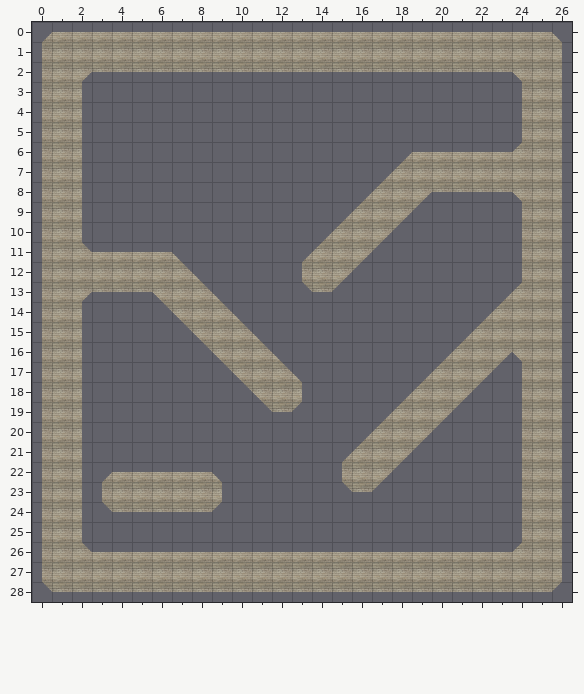
Two states of a Tiled map, bin/data/tiles.tmx. This is how it looked before the edit.
Cells are 32x32 px. Shown: x 0..26, y 0..28.
Now the later version:
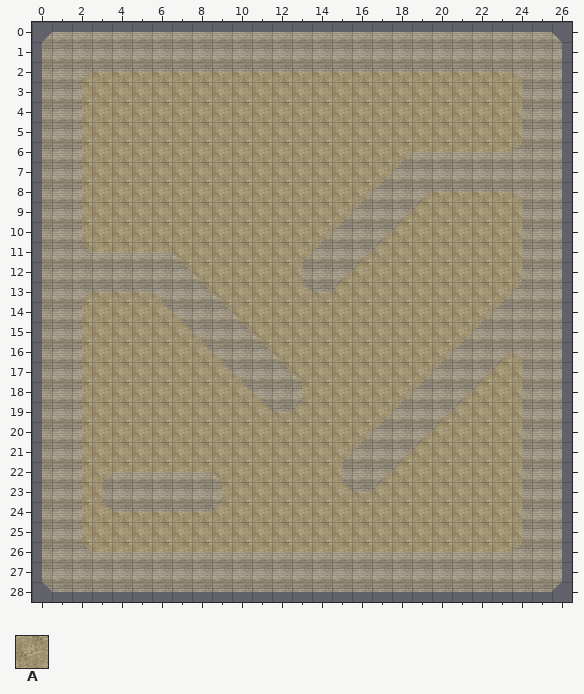
Key: from "tiles": A 21.
_ is an empty cell, . an unchanged one.
Tiles of an added or newly shown layer are drawn over the layers below it.
Change:
--- layer "-1" (added)
@@ x 2..24 @@
- 2 _______________________
- 3 _______________________
- 4 _______________________
- 5 _______________________
- 6 _______________________
- 7 _________________......
- 8 ________________.______
- 9 _______________._______
-10 ______________.________
-11 _____________._________
-12 ....._______.__________
-13 _____._________________
-14 ______._______________.
-15 _______._____________..
-16 ________.___________.__
-17 _________._________.___
-18 __________._______.____
-19 _________________._____
-20 ________________.______
-21 _______________._______
-22 ______________.________
-23 __.....________________
-24 _______________________
-25 _______________________
-26 _______________________
+ 2 AAAAAAAAAAAAAAAAAAAAAAA
+ 3 AAAAAAAAAAAAAAAAAAAAAAA
+ 4 AAAAAAAAAAAAAAAAAAAAAAA
+ 5 AAAAAAAAAAAAAAAAAAAAAAA
+ 6 AAAAAAAAAAAAAAAAAAAAAAA
+ 7 AAAAAAAAAAAAAAAAA......
+ 8 AAAAAAAAAAAAAAAA.AAAAAA
+ 9 AAAAAAAAAAAAAAA.AAAAAAA
+10 AAAAAAAAAAAAAA.AAAAAAAA
+11 AAAAAAAAAAAAA.AAAAAAAAA
+12 .....AAAAAAA.AAAAAAAAAA
+13 AAAAA.AAAAAAAAAAAAAAAAA
+14 AAAAAA.AAAAAAAAAAAAAAA.
+15 AAAAAAA.AAAAAAAAAAAAA..
+16 AAAAAAAA.AAAAAAAAAAA.AA
+17 AAAAAAAAA.AAAAAAAAA.AAA
+18 AAAAAAAAAA.AAAAAAA.AAAA
+19 AAAAAAAAAAAAAAAAA.AAAAA
+20 AAAAAAAAAAAAAAAA.AAAAAA
+21 AAAAAAAAAAAAAAA.AAAAAAA
+22 AAAAAAAAAAAAAA.AAAAAAAA
+23 AA.....AAAAAAAAAAAAAAAA
+24 AAAAAAAAAAAAAAAAAAAAAAA
+25 AAAAAAAAAAAAAAAAAAAAAAA
+26 AAAAAAAAAAAAAAAAAAAAAAA
Pixel boxes of the changes (left, top, right, bottom) in both pictures:
added: (82, 72, 522, 552)
